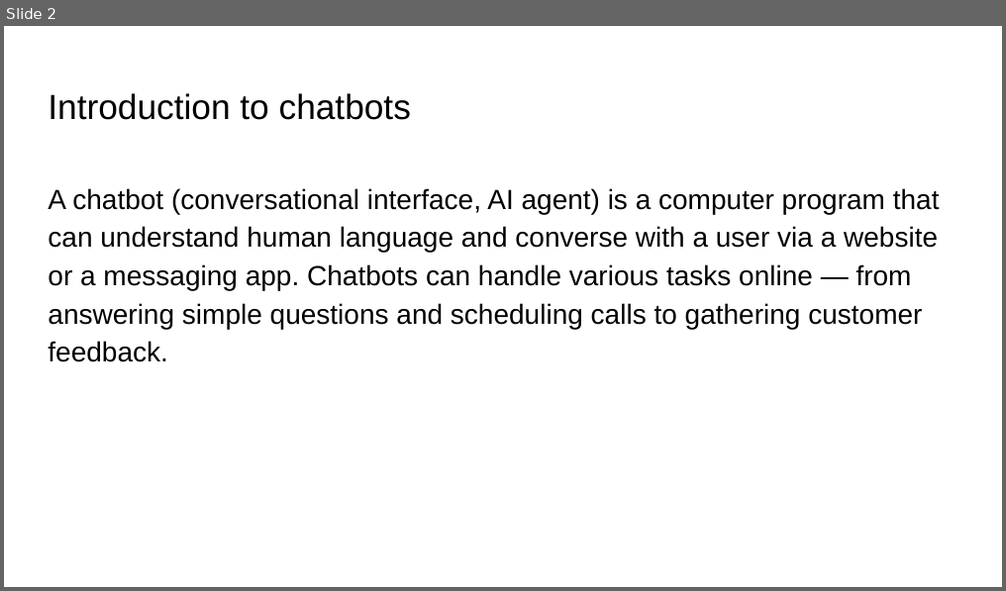
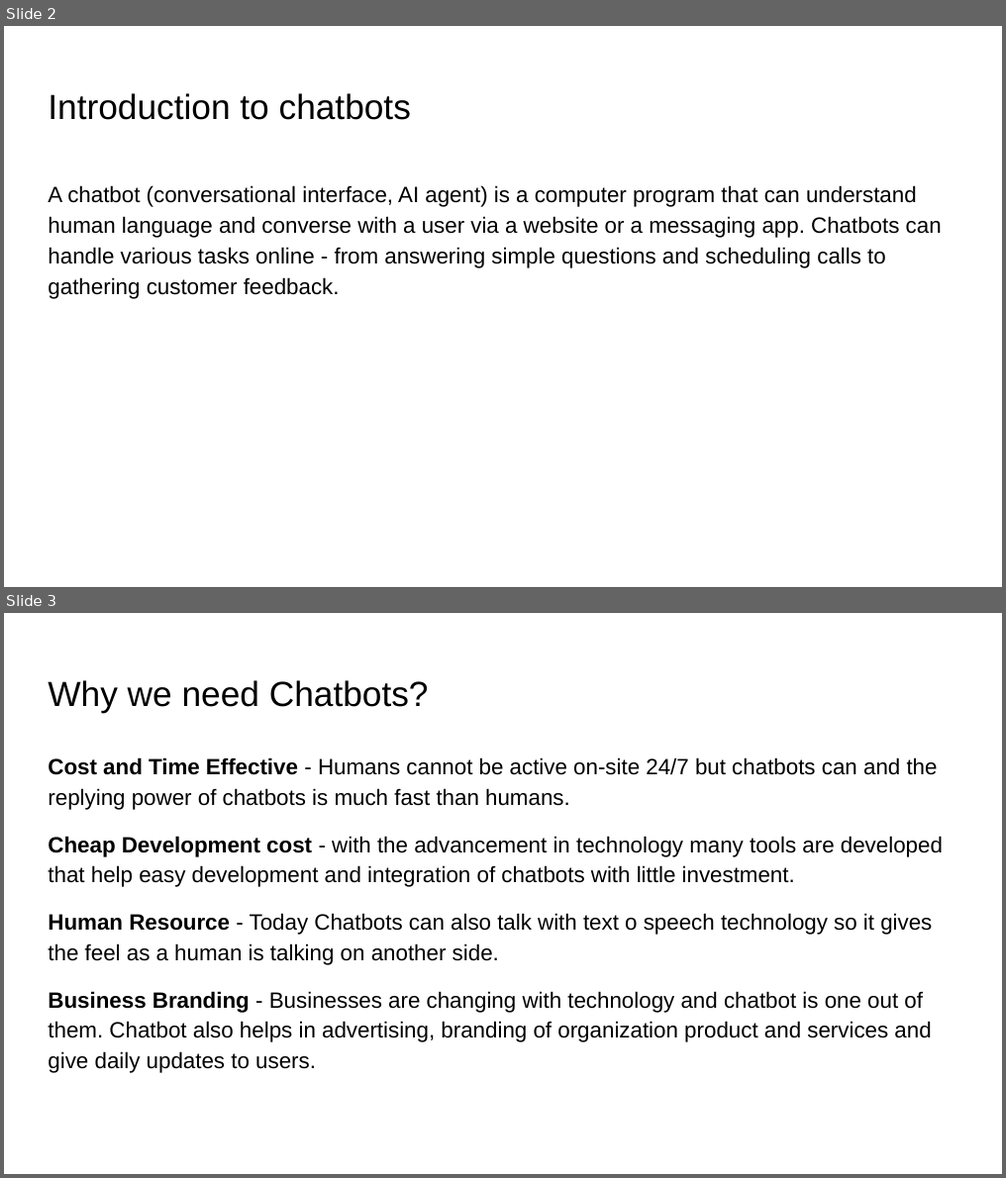
Before and after one commit to saurabhjojare/Chatbot-Response-System, a slide deck: Chatbot Response System.pptx. Shown one above the other, each under a label of ours: slide 2 before the commit, slides 2 and 3 after it. The pictures are 1006x591 and 1006x1178 pixels, drawn with LibreOffice and Linux fonts; fonts in the diff are those of the drawing. Boxes give left, top, right and bottom in pixels: in the first picture for what was removed or moved away, otherwise in the second. Text is boxed around its words. In the diff, an @@ line names an element or a change of style, - is before the commit and + after.

```diff
--- a/Chatbot Response System.pptx
+++ b/Chatbot Response System.pptx
@@ slide 3 added at (x1=4, y1=613, x2=1002, y2=1174), background #FFFFFF @@
@@ title added at (x1=48, y1=680, x2=429, y2=712), 25.2 pt, text #000000 @@
+Why we need Chatbots?
@@ text added at (x1=48, y1=758, x2=943, y2=1073), 16 pt, text #000000 @@
+Cost and Time Effective - Humans cannot be active on-site 24/7 but chatbots can and the replying power of chatbots is much fast than humans.
+Cheap Development cost - with the advancement in technology many tools are developed that help easy development and integration of chatbots with little investment.
+Human Resource - Today Chatbots can also talk with text o speech technology so it gives the feel as a human is talking on another side.
+Business Branding - Businesses are changing with technology and chatbot is one out of them. Chatbot also helps in advertising, branding of organization product and services and give daily updates to users.
@@ slide 2 changed as well @@
@@ text at (x1=48, y1=185, x2=942, y2=299): text changed; size 20 to 16 pt @@
-A chatbot (conversational interface, AI agent) is a computer program that can understand human language and converse with a user via a website or a messaging app. Chatbots can handle various tasks online — from answering simple questions and scheduling calls to gathering customer feedback.
+A chatbot (conversational interface, AI agent) is a computer program that can understand human language and converse with a user via a website or a messaging app. Chatbots can handle various tasks online - from answering simple questions and scheduling calls to gathering customer feedback.
```
Also in this commit, not shown: 12 other slides changed, 2 other slides added, 1 other file.
